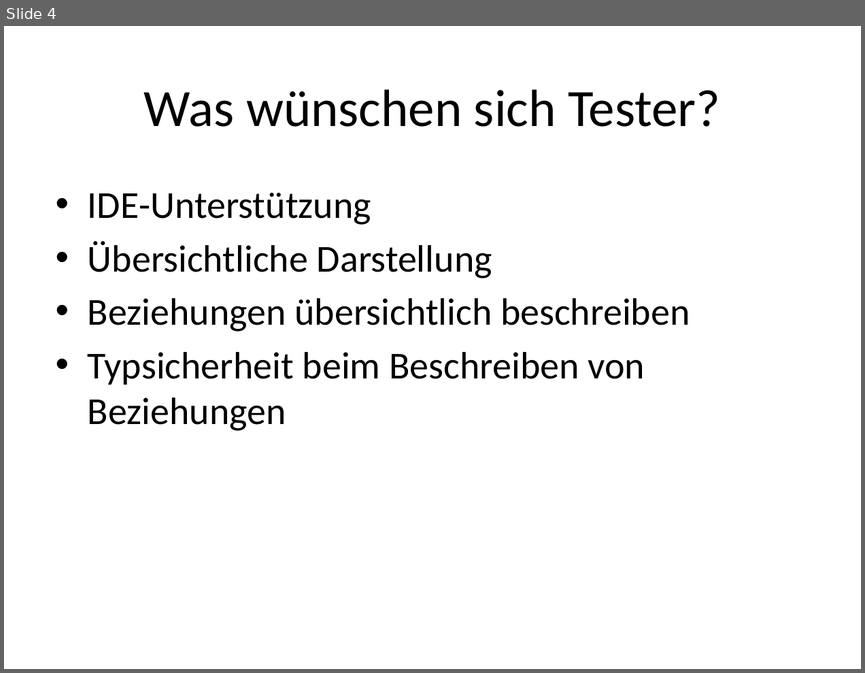
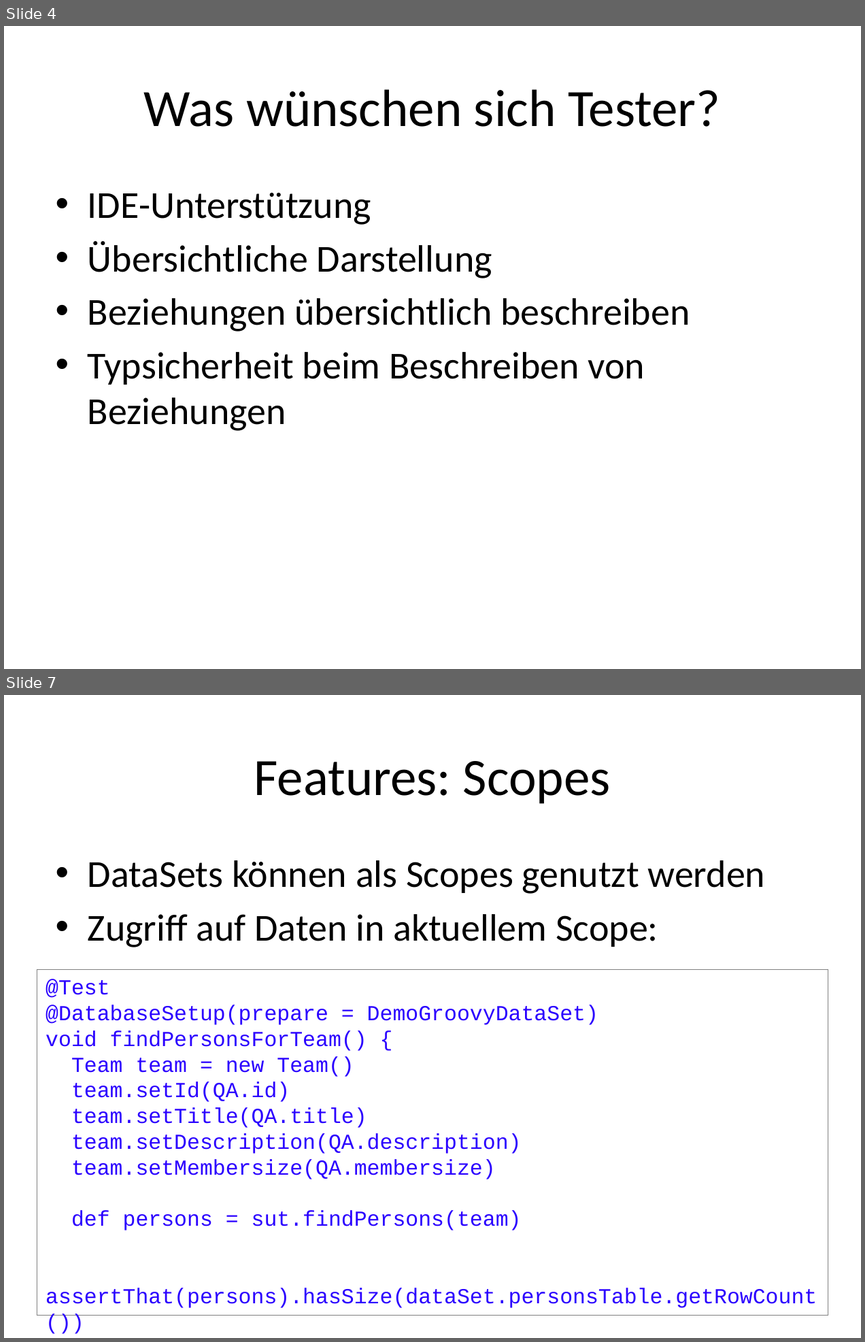
Before and after one commit to seerhein-lab/testdata-dsl, a slide deck: documentation/seitenbau/praesentation.pptx. Shown one above the other, each under a label of ours: slide 4 before the commit, slides 4 and 7 after it; the slides between them are not shown. The pictures are 865x673 and 865x1342 pixels, drawn with LibreOffice and Linux fonts; fonts in the diff are those of the drawing. Boxes give left, top, right and bottom in pixels: in the first picture for what was removed or moved away, otherwise in the second. Text is boxed around its words. In the diff, an @@ line names an element or a change of style, - is before the commit and + after.

```diff
--- a/documentation/seitenbau/praesentation.pptx
+++ b/documentation/seitenbau/praesentation.pptx
@@ slide 7 added at [4, 695, 861, 1338], background #FFFFFF @@
@@ title added at [254, 761, 611, 804], 44 pt, text #000000 @@
+Features: Scopes
@@ text added at [88, 860, 765, 947], 32 pt, text #000000 @@
+• DataSets können als Scopes genutzt werden
+• Zugriff auf Daten in aktuellem Scope:
@@ rectangle added at [37, 969, 827, 1315], outline #808080 0.75 pt, 18 pt, text #2A00FF @@
+@Test
+@DatabaseSetup(prepare = DemoGroovyDataSet)
+void findPersonsForTeam() {
+Team team = new Team()
+team.setId(QA.id)
+team.setTitle(QA.title)
+team.setDescription(QA.description)
+team.setMembersize(QA.membersize)
+def persons = sut.findPersons(team)
+assertThat(persons).hasSize(dataSet.personsTable.getRowCount())
+}
```
Also in this commit, not shown: 12 slides changed, 1 slide removed.
